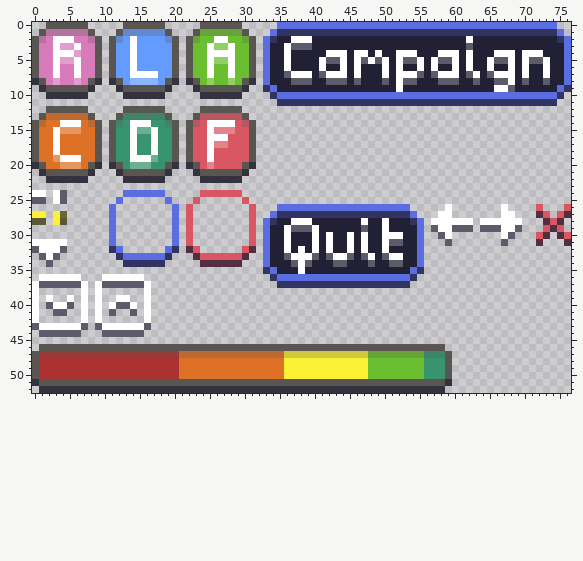
Edited in one commit: sprite sheet (assets/tiles.png). Above: the version before the commit.
The file is 77x43 pixels. The old version is drawn lined up with the new one.
After the commit:
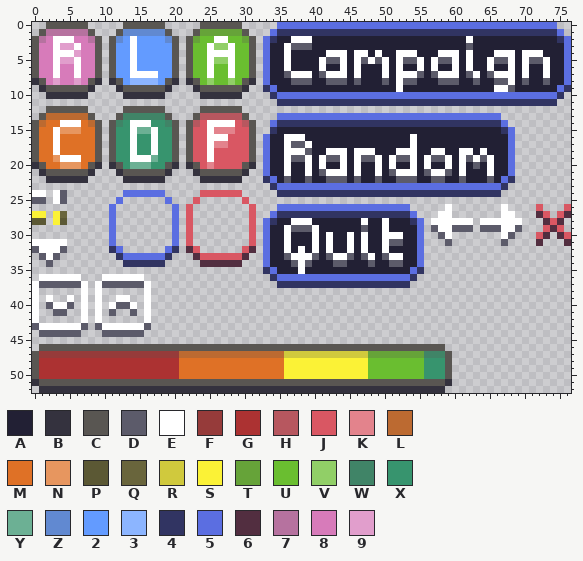
Palette (. is transparent): A #222034  B #34323e  C #595652  D #5c5b6a  E #ffffff  F #963b3a  G #ac3232  H #b7575f  J #d95763  K #e3838c  L #bc6a31  M #df7126  N #e7965f  P #5b5834  Q #69653c  R #d0c93d  S #fbf236  T #66a339  U #6abe30  V #91cf67  W #408467  X #37946e  Y #6cb094  Z #6189d1  2 #639bff  3 #8cb5ff  4 #313462  5 #5b6ee1  6 #522e40  7 #b6729f  8 #d77bba  9 #e19ecc
Change:
canvas 77x43 -> 77x53; drawings rearranged on the sheet (the old picture shows each at its new place)
y 13: x 35..66 ................................ -> 55555555555555555555555555555555
y 14: x 34..67 .................................. -> 5444444444444444444444444444444445
y 15: x 34..68 ................................... -> 4AAAAAAAAAAAAAAAAAAAAAAAAAAAAAAAA45
y 16: x 33..68 .................................... -> 5AAEEEAAAAAAAAAAAAAAAEAAAAAAAAAAAAA5
y 17: x 33..68 .................................... -> 5AAEDDEAAAAAAAAAAAAAAEAAAAAAAAAAAAA5
y 18: x 33..68 .................................... -> 5AAEEEDAAEEEAEEEAAAEEEAAEEAAEEAEAAA5
y 19: x 33..68 .................................... -> 5AAEDDEAEDDEAEDDEAEDDEAEDDEAEDEDEAA5
y 20: x 33..68 .................................... -> 5AAEAAEAEAAEAEAAEAEAAEAEAAEAEADAEAA5
y 21: x 33..68 .................................... -> 5AAEAAEADEEEAEAAEADEEEADEEDAEAAAEAA5
y 22: x 33..68 .................................... -> 45ADAADAADDDADAADAADDDAADDAADAAADA54
y 23: x 34..67 .................................. -> 4555555555555555555555555555555554
y 24: x 35..66 ................................ -> 44444444444444444444444444444444
Changed places in both pictures, as pixel boxes (x1, y1, x2, y2):
added: (263, 113, 515, 197)
